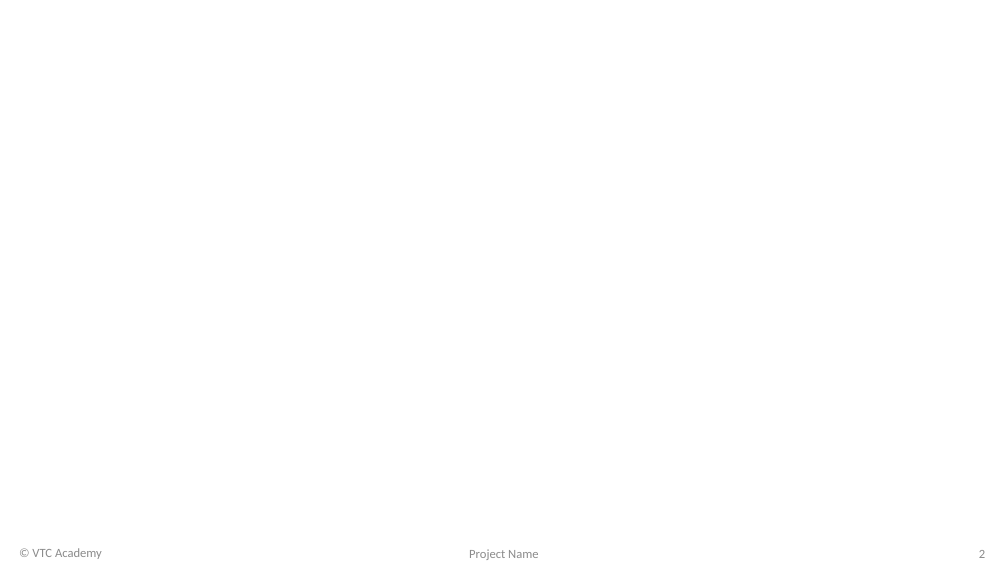
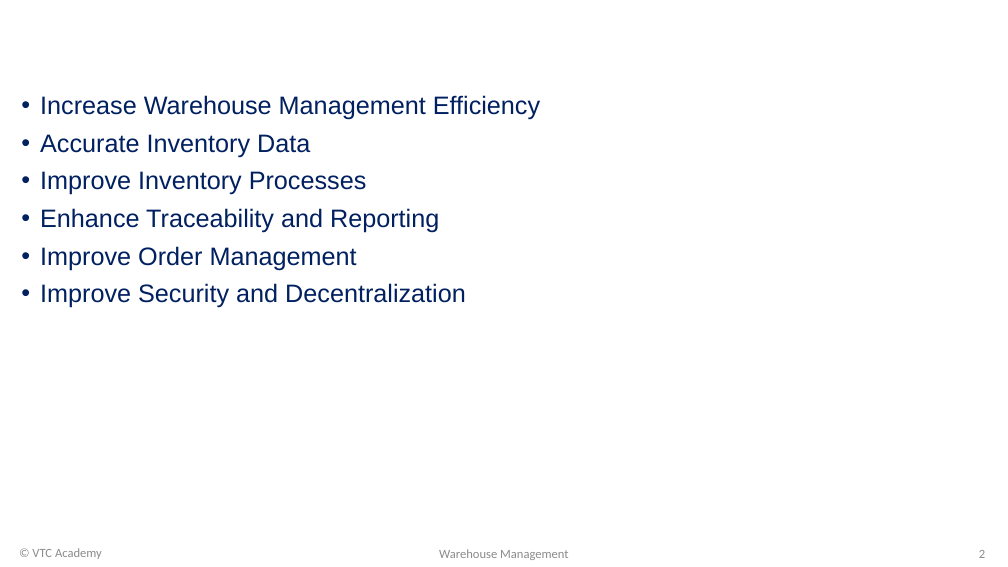
Before and after one commit to MinhMeo412/quan_ly_kho_hang, a slide deck: slide 2 of docs/ProjectReport/ProjectSlide.pptx. Drawn at 1008x567 pixels with LibreOffice and Linux fonts; fonts in the diff are those of the drawing; background and template pictures are left out. Boxes give left, top, right and bottom in pixels: in the first picture for what was removed or moved away, otherwise in the second. Text is boxed around its words. In the diff, an @@ line names an element or a change of style, - is before the commit and + after.

```diff
--- a/docs/ProjectReport/ProjectSlide.pptx
+++ b/docs/ProjectReport/ProjectSlide.pptx
@@ text added at [40, 95, 540, 308], 24 pt, text #002060 @@
+• Increase Warehouse Management Efficiency
+• Accurate Inventory Data
+• Improve Inventory Processes
+• Enhance Traceability and Reporting
+• Improve Order Management
+• Improve Security and Decentralization
@@ text at [439, 549, 568, 560]: text changed @@
-Project Name
+Warehouse Management
```
Also in this commit, not shown: 6 other slides changed, 1 slide removed.
